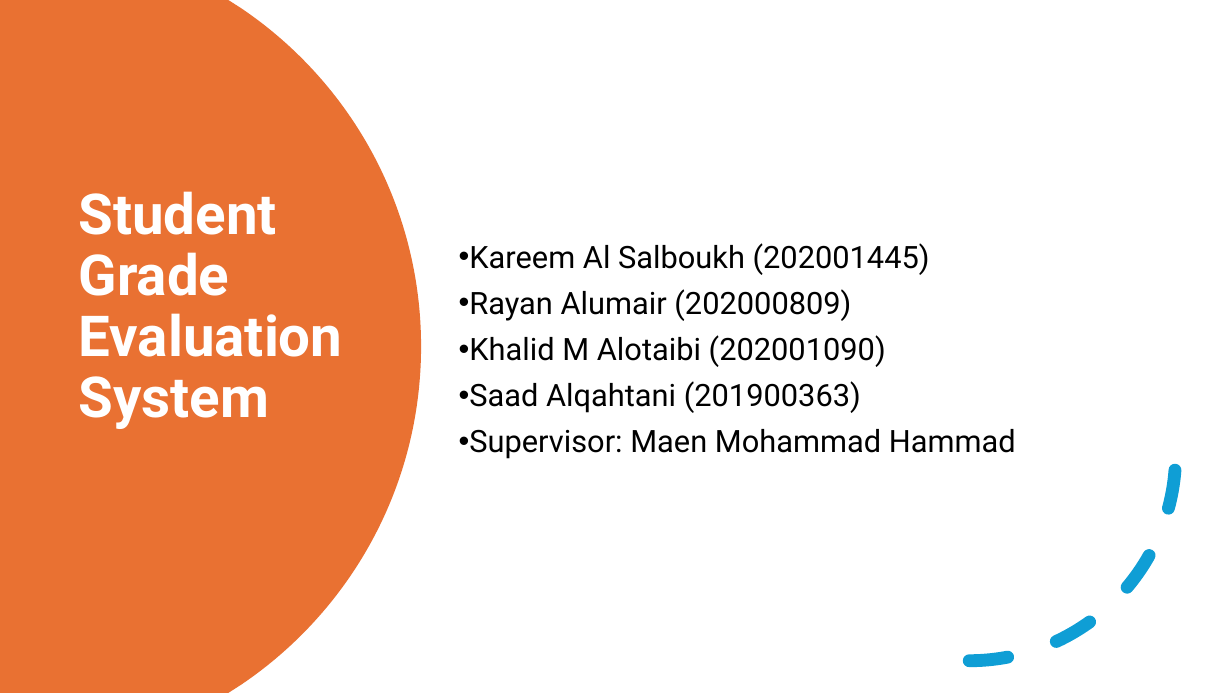
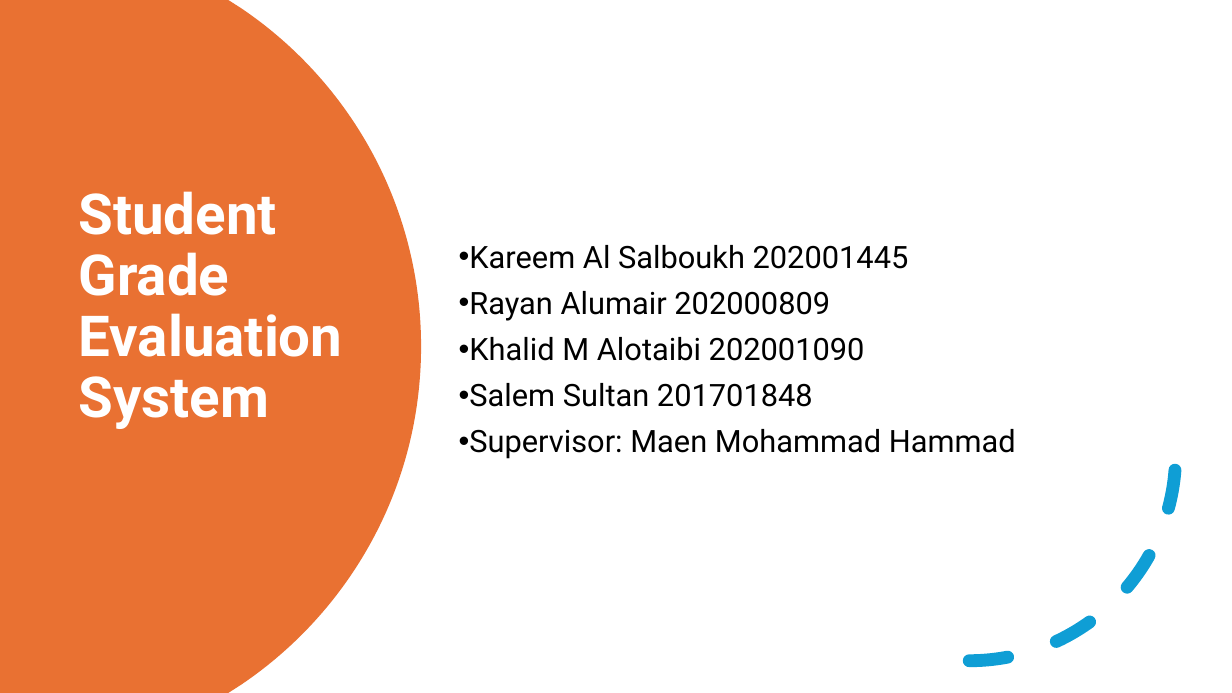
Before and after one commit to KareemSalboukh/Student_Grade_Evaluation_Testing_Project, a slide deck: slide 1 of Testing_Project_Full/Student Grade Evaluation System .pptx. Drawn at 1232x693 pixels with LibreOffice and Linux fonts; fonts in the diff are those of the drawing. Boxes give left, top, right and bottom in pixels: in the first picture for what was removed or moved away, otherwise in the second. Text is boxed around its words. In the diff, an @@ line names an element or a change of style, - is before the commit and + after.

```diff
--- a/Testing_Project_Full/Student Grade Evaluation System .pptx
+++ b/Testing_Project_Full/Student Grade Evaluation System .pptx
@@ subtitle at bbox=[469, 245, 909, 407]: text changed @@
-• Kareem Al Salboukh (202001445)
-• Rayan Alumair (202000809)
-• Khalid M Alotaibi (202001090)
-• Saad Alqahtani (201900363)
+• Kareem Al Salboukh 202001445
+• Rayan Alumair 202000809
+• Khalid M Alotaibi 202001090
+• Salem Sultan 201701848
```
